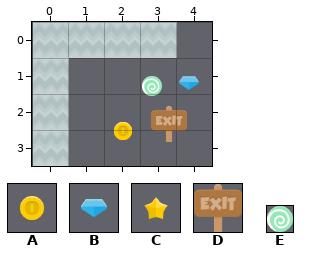
Two states of a Tiled map, maps/template.tmx. The picture above was drawn from the file before the commit.
Cells are 128x128 px. Shown: x 0..4, y 0..3.
Key: from "Tileset": A 11 "coinGold", B 12 "gemBlue", C 36 "star", D 37 "signExit", E 38 "lollipopGreen".
Objects are placed by their top-left corner, in cells (3,4 is the top-left corner of cell 3,4); size is 1x1 cell unless given.
Layers that did not change in this view are not listed.
Objects on layer "Items" before:
E "InvincibilityCandy" at 3.1,1.5 size 0.5x0.5
B "Gem" at 3.9,1.2
C "Star" at 4.9,2.3
D "Finish" at 3.3,2.3
A "Coin" at 2,2.5
A "Coin" at 2,2.5
The same view after the edit:
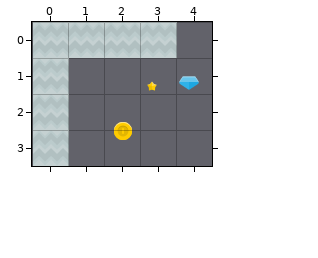
The author wrote: updated code for invincibility_candy
Edits made:
Layer "Items":
Object E "InvincibilityCandy" at 3.1,1.5 size 0.5x0.5 becomes C "InvincibilityCandy" at 3.1,1.5 size 0.5x0.5.
Object D "Finish" at 3.3,2.3 is removed.
